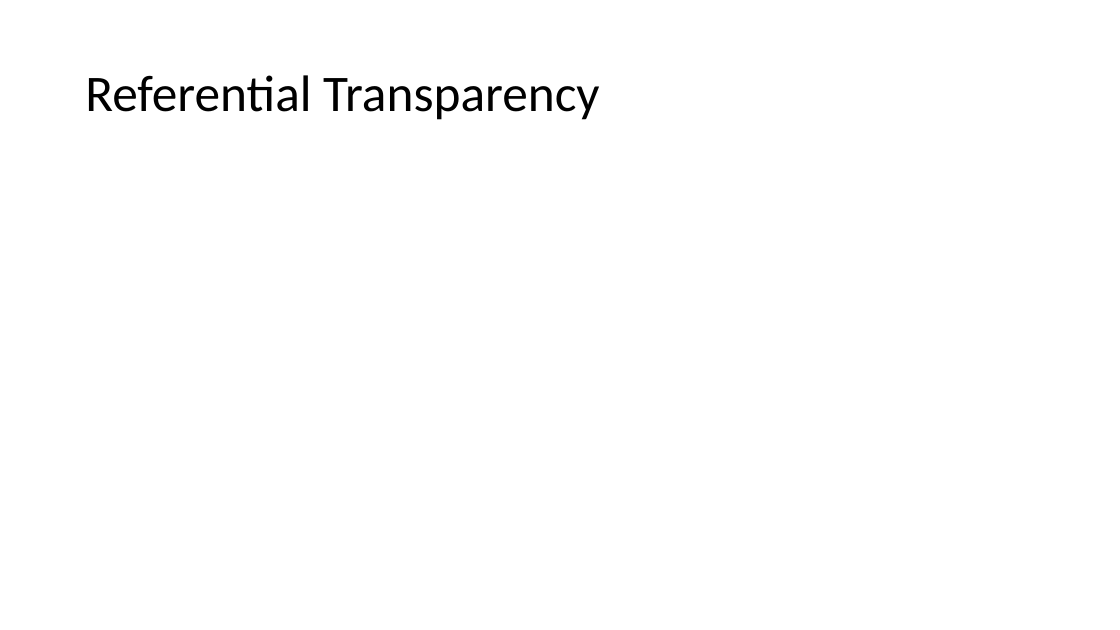
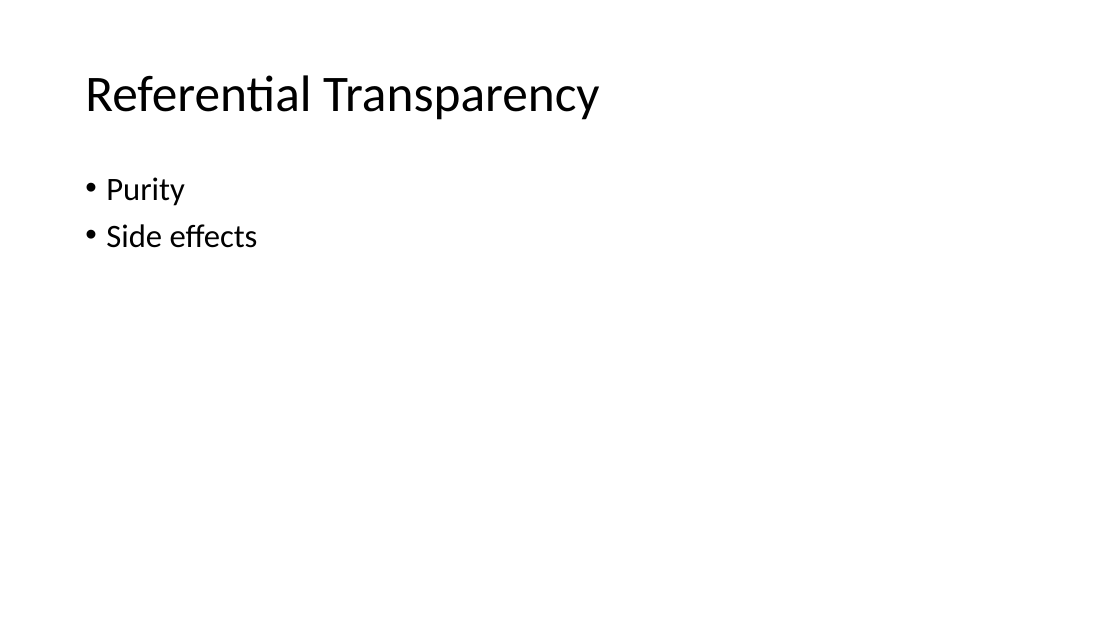
Before and after one commit to armadilloNik/FunctionalCSharpSig, a slide deck: slide 7 of slides/FpViaCSharp.pptx. Drawn at 1120x630 pixels with LibreOffice and Linux fonts; fonts in the diff are those of the drawing. Boxes give left, top, right and bottom in pixels: in the first picture for what was removed or moved away, otherwise in the second. Text is boxed around its words. In the diff, an @@ line names an element or a change of style, - is before the commit and + after.

Commit message:
more slides

```diff
--- a/slides/FpViaCSharp.pptx
+++ b/slides/FpViaCSharp.pptx
@@ text added at (106,177,258,248), 28 pt, text #000000 @@
+• Purity
+• Side effects
```
Also in this commit, not shown: 7 slides added.
